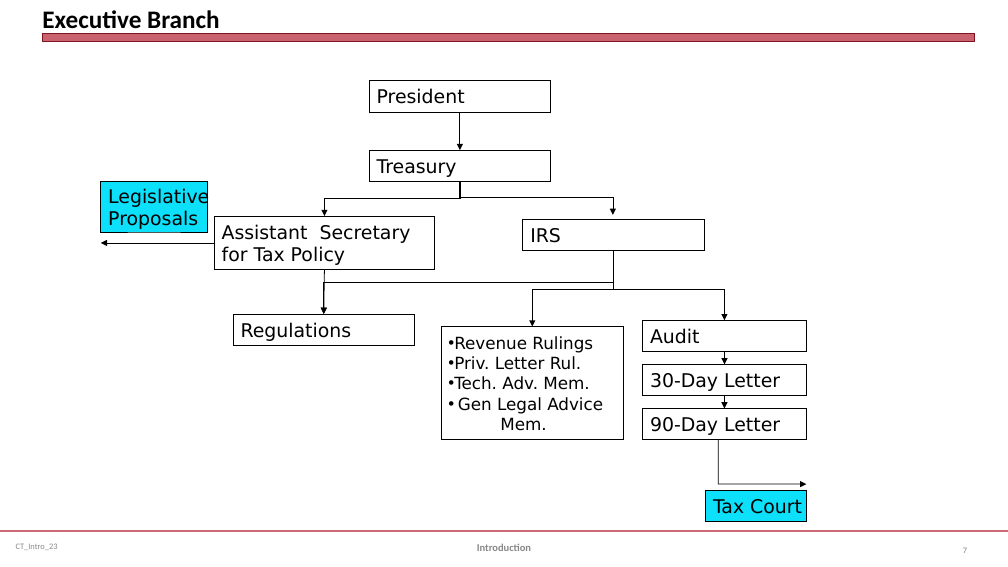
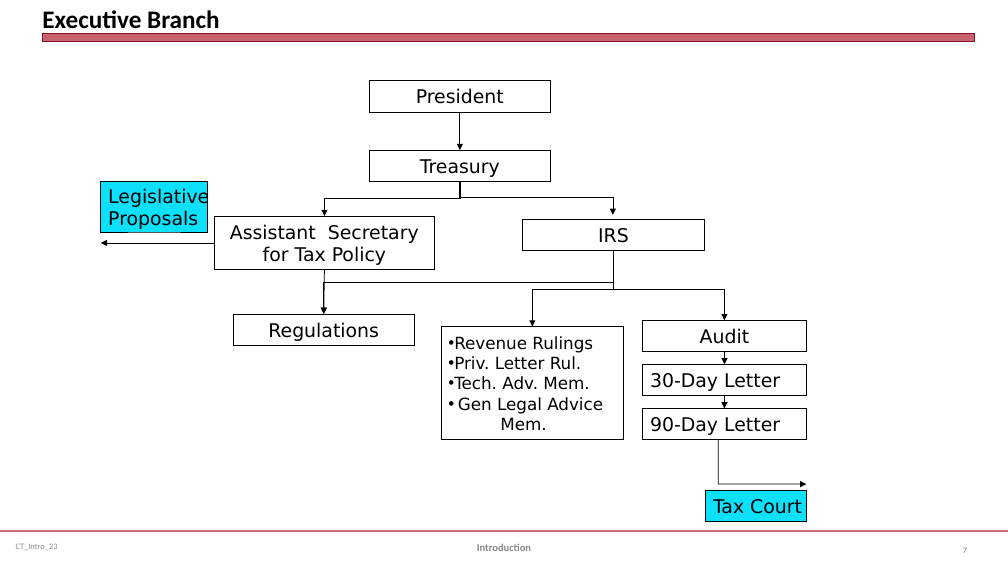
Before and after one commit to jmc877/Corporate-Tax, a slide deck: slide 7 of slides/CT_Intro_23.pptx. Drawn at 1008x567 pixels with LibreOffice and Linux fonts; fonts in the diff are those of the drawing. Boxes give left, top, right and bottom in pixels: in the first picture for what was removed or moved away, otherwise in the second. Text is boxed around its words. In the diff, an @@ line names an element or a change of style, - is before the commit and + after.

```diff
--- a/slides/CT_Intro_23.pptx
+++ b/slides/CT_Intro_23.pptx
@@ alignment left to centre in 6 elements at <box>214,216,435,270</box>, <box>233,314,414,345</box>, <box>523,219,705,250</box>, <box>369,81,551,112</box>, <box>369,150,551,181</box>, <box>643,321,807,352</box> @@
```
Also in this commit, not shown: 2 other slides changed, 1 slide added, 3 other files.
